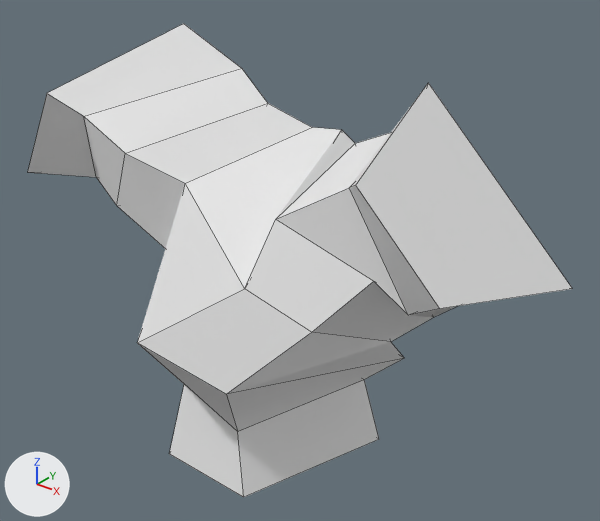
An edit to the FBX model Assets/Models/FloatingPaths/Fork.fbx, drawn before and after from the same camera.
One viewpoint serves both versions: a 50 mm camera at (4.65, -5.86, 4.34) aimed at (0.46, -0.62, 1.09). Lighting does not change. The marker at lower left points along +X, +Y and +Z. Mesh edges are drawn as thin lines.

Objects in the first picture: 'PathSegment'.
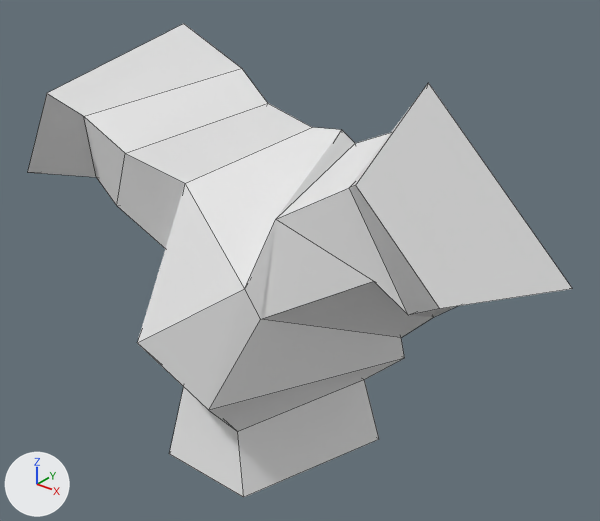
Commit message: fix some causes of unintended alignment to path edges

Pixel boxes (x1, y1, x2, y2) of what changed, in the pictures (600 x 521 px; the box of a moved part takes in the faces that stretch with it):
part 1 of me_cube, moved or reshaped: (138, 219, 434, 432) in both

Edits to the bpy script that builds the scene:
```text
Change me_cube:
    where me_cube.from_pydata(...)  # 44 vertices, 42 faces; spans x -2.5..2.71, y -2.0..0.0, z -1.0..2.87
    used by ob_pathsegment; location = (0.0, 0.0, 0.0)
    me_cube part 1
    me_cube.vertices[13].co: (1.07, 0.0, 0.19) -> (1.19, 0.0, 0.27)  # pixel (390, 341) -> pixel (401, 337)
    me_cube.vertices[14].co: (0.72, -1.89, 0.46) -> (0.5, -1.89, 0.2)  # pixel (226, 394) -> pixel (208, 410)
    me_cube.vertices[15].co: (1.28, -1.5, 1.07) -> (0.76, -1.5, 0.99)  # pixel (311, 332) -> pixel (260, 319)
```
